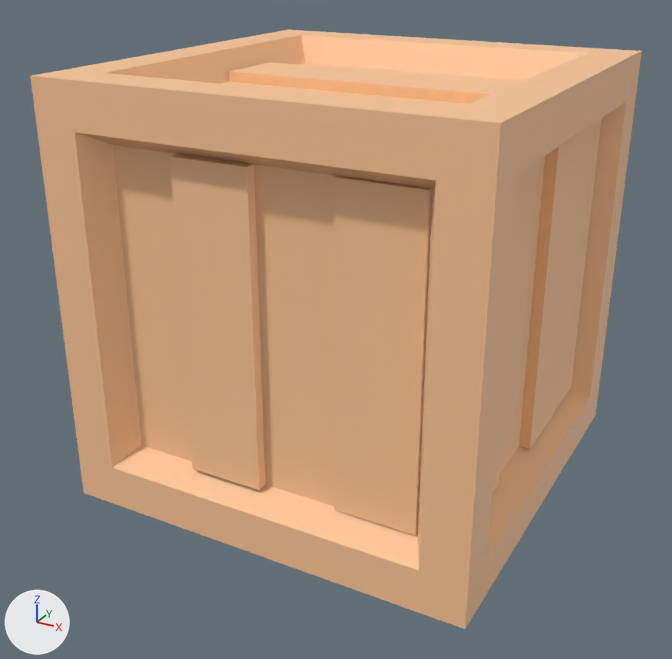
Two versions of the FBX model Assets/Models/Environment/wreckage/crate.fbx, one commit apart.
One viewpoint serves both versions: a camera (50 mm lens) standing at (0.0978, -0.1901, 0.0788) and looking at (-0.0026, -0.0076, -0.0124). Every picture has the same lights, and +X, +Y and +Z are marked at lower left. Where no turn or scale is listed for an object, it has been applied to the vertices. Vertices at the same position are counted once.

Objects in the first picture: 'Crate'.
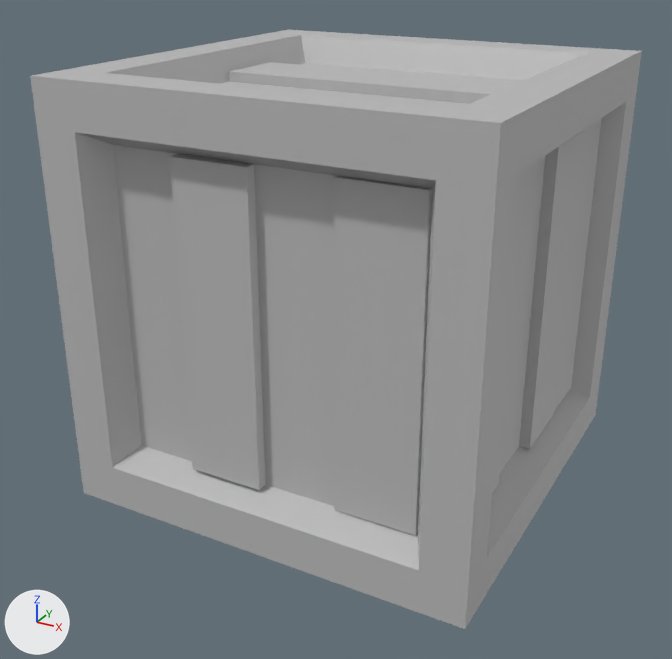
Patch to the scene script:
```diff
--- a/Assets/Models/Environment/wreckage/crate.fbx.py
+++ b/Assets/Models/Environment/wreckage/crate.fbx.py
@@ mat_lambert1 @@
+mat_lambert1 = principled_material('lambert1')
+mat_lambert1.base_color = (0.5, 0.5, 0.5)  # grey #bcbcbc
@@ me_mesh @@
 me_mesh.from_pydata(...)  # 270 vertices, 151 faces; spans x -0.05..0.05, y -0.05..0.05, z -0.05..0.05
 # used by ob_crate; location = (0.0, 0.0, 0.0)
+# me_mesh part 1: all 147 faces that had it switch from mat_darkerwood (beige #ffc898) to mat_lambert1 (grey #bcbcbc)
+# me_mesh part 2: all 4 faces that had it switch from mat_lighterwood (beige #ffc897) to mat_lambert1 (grey #bcbcbc)
```

Changed parts and their boxes [x1, y1, x2, y2] in the pictures (672 x 659 px):
part 1 of me_mesh, recoloured: [30, 30, 642, 629] in both
part 2 of me_mesh, recoloured: [492, 118, 602, 492] in both
